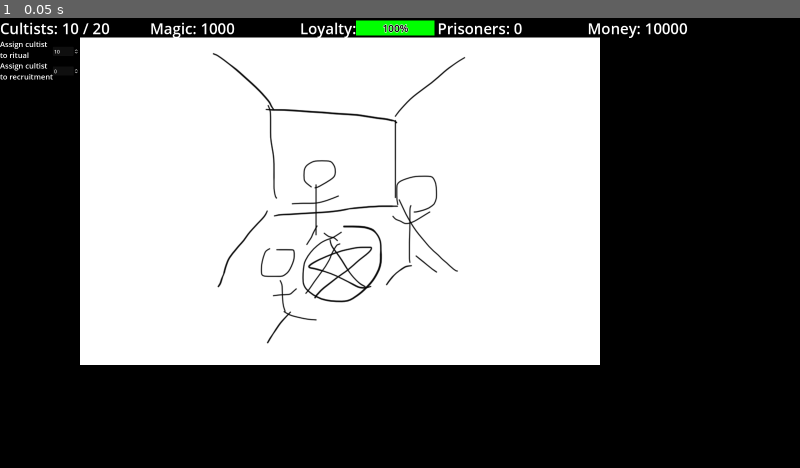
Above: before the commit, frame 1.
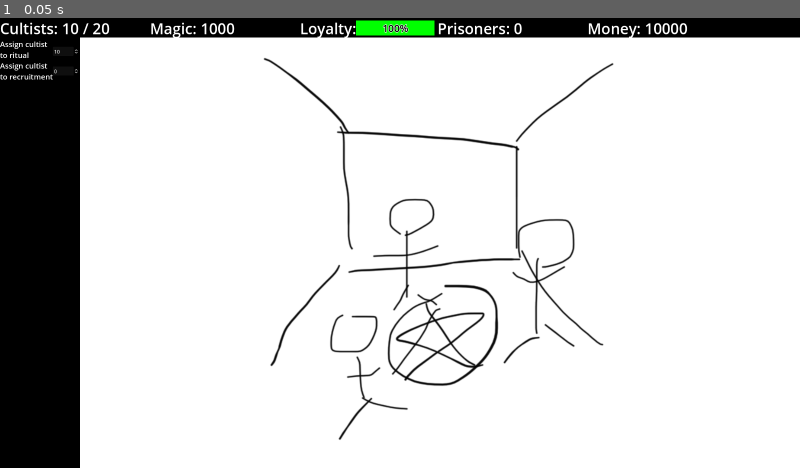
Above: after the commit, the same moment.

Repository: ShroomySquid/Ludum_Dare
Game: Godot game, scene res://node_2d.tscn
Same seed, same stepped clock (60 frames per second), same inputs: the game is played once before the commit and once after it.
Inputs:
- Up to frame 1 (0.05 s): no input

The runs differ from the first frame. In frame 1, 42% of the frame differs, in the area x 10-100%, y 4-100%.

Commit message:
fill screen

Diff:
--- a/ui_prototype/ui.tscn
+++ b/ui_prototype/ui.tscn
@@ -18,8 +18,8 @@
 [node name="UI" type="Control"]
 layout_mode = 3
 anchors_preset = 0
-offset_right = 1920.0
-offset_bottom = 1080.0
+offset_right = 2560.0
+offset_bottom = 1440.0
 script = ExtResource("1_vbxgf")
 
 [node name="cultist_label" type="Label" parent="."]
--- a/ui_prototype/view.tscn
+++ b/ui_prototype/view.tscn
@@ -8,5 +8,6 @@
 [node name="ParallaxBackground" type="ParallaxBackground" parent="."]
 
 [node name="Sprite2D" type="Sprite2D" parent="ParallaxBackground"]
-position = Vector2(1088, 586)
+position = Vector2(1408, 751)
+scale = Vector2(1.38462, 1.31489)
 texture = ExtResource("1_1a4cn")
